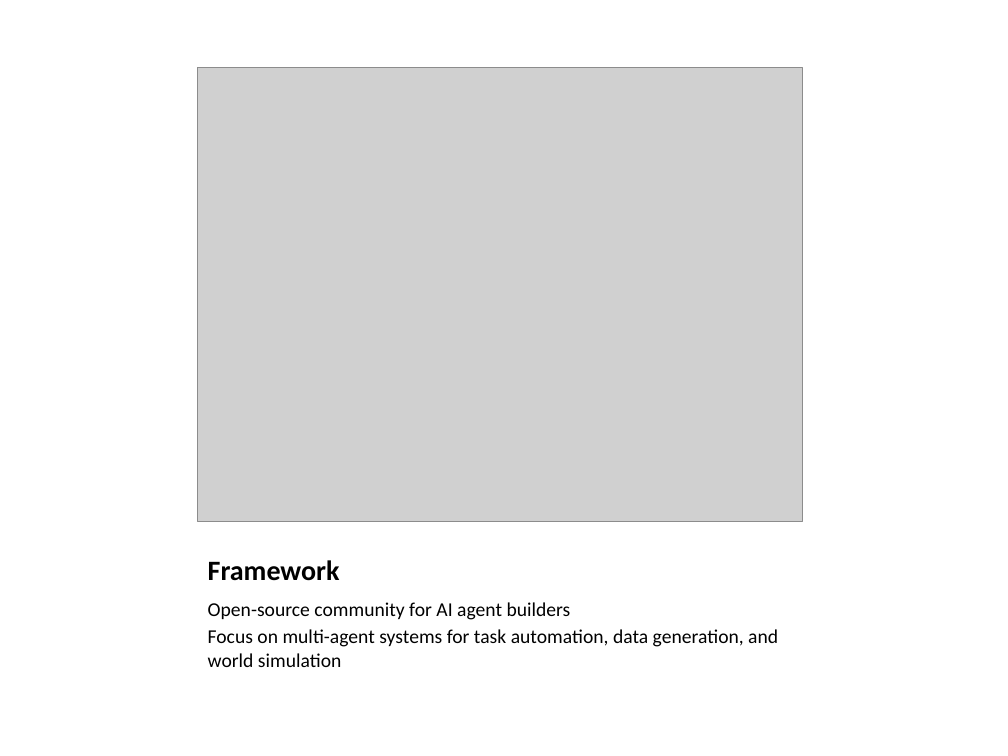
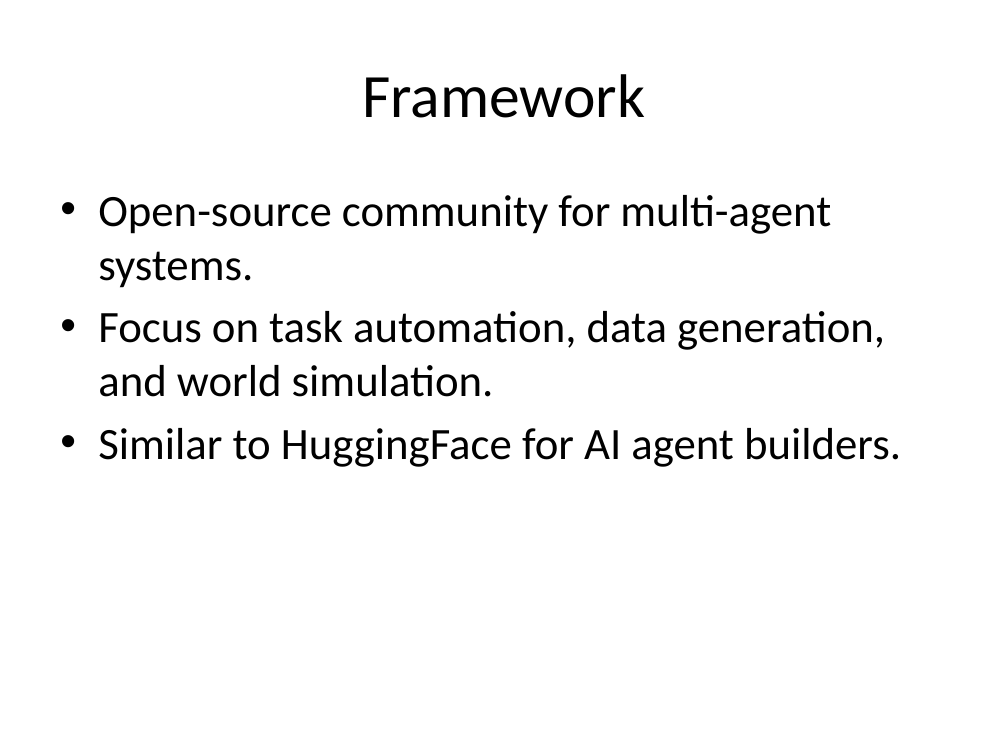
Before and after one commit to echo-yiyiyi/camel, a slide deck: slide 2 of pptx_outputs/CAMEL-AI_Presentation.pptx. Drawn at 1008x756 pixels with LibreOffice and Linux fonts; fonts in the diff are those of the drawing; grey boxes stand for pictures. Boxes give left, top, right and bottom in pixels: in the first picture for what was removed or moved away, otherwise in the second. Text is boxed around its words. In the diff, an @@ line names an element or a change of style, - is before the commit and + after.

```diff
--- a/pptx_outputs/CAMEL-AI_Presentation.pptx
+++ b/pptx_outputs/CAMEL-AI_Presentation.pptx
@@ title "Framework": place and size @@
-title "Framework" at (208,560,340,581)
+title "Framework" at (362,74,645,118)
@@ title "Framework" at (362,74,645,118): size 20 to 44 pt, bold off; alignment left to centre; vertical alignment bottom to middle @@
@@ picture removed at (198,68,802,521) @@
@@ text at (98,195,901,467): text changed; size 14 to 32 pt @@
-Open-source community for AI agent builders
-Focus on multi-agent systems for task automation, data generation, and world simulation
+• Open-source community for multi-agent systems.
+• Focus on task automation, data generation, and world simulation.
+• Similar to HuggingFace for AI agent builders.
```
Also in this commit, not shown: 1 other slide changed, 3 slides added, 3 slides removed, 53 other files.
